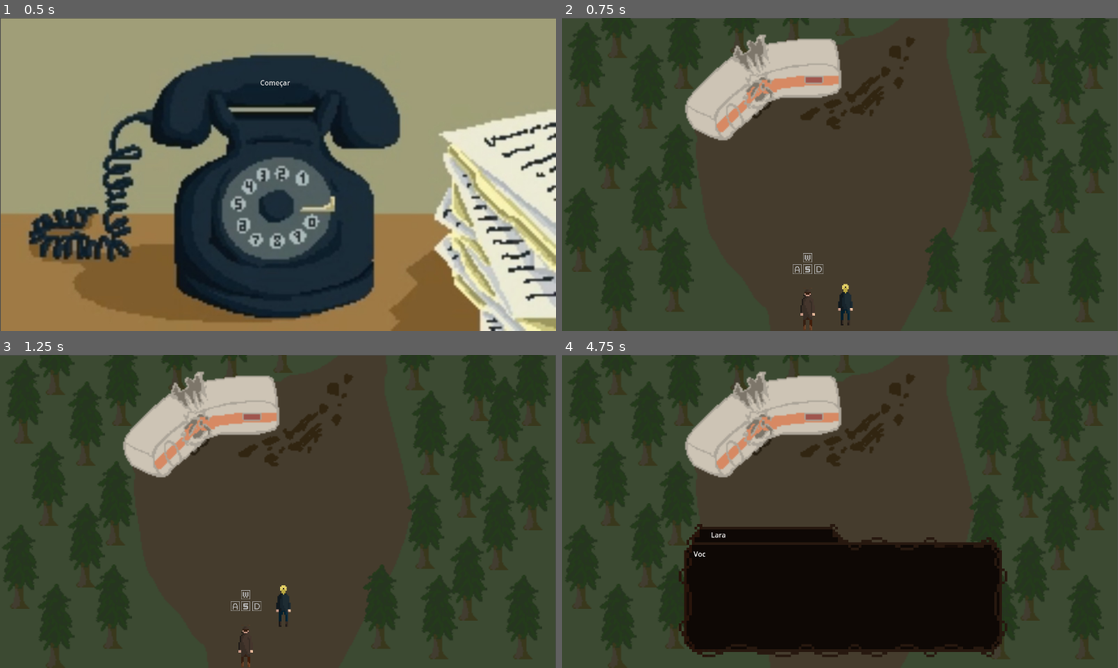
Above: before the commit, frames 1-4 (two rows, left to right).
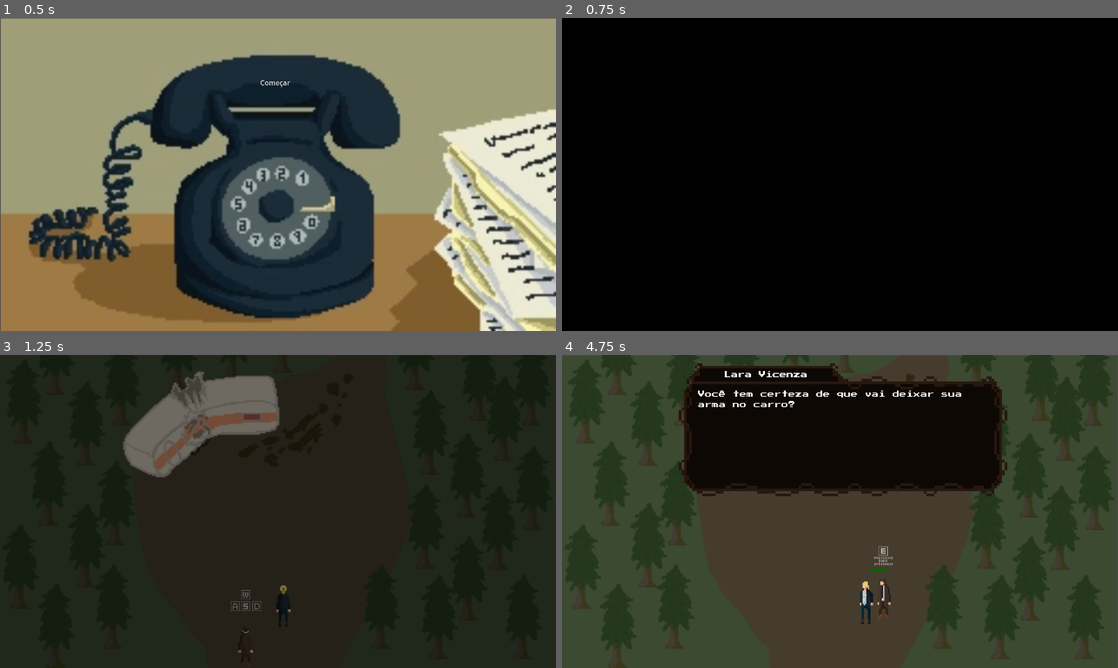
Above: after the commit, the same moments.

Repository: F3rnDev/A-criatura-da-floresta-obscura
Game: Godot game, scene res://nodes/tela_inicial.tscn
Two runs of this game, one before a commit and one after it. Both use one fixed random seed, a clock stepped at 60 frames per second and the inputs below.
Inputs:
- Up to frame 1 (0.5 s): no input
- Up to frame 2 (0.75 s): click "Começar" at 0.5 s
- Up to frame 3 (1.25 s): no input
- Up to frame 4 (4.75 s): hold D (move_right) 1.28-2.03 s; tap Space (confirm) at 1.35, 2.3, 2.85, 3.8 s; tap E (interact) at 1.55, 2.1, 3.05, 3.6, 4.55 s; hold S (move_down) 2.03-2.78 s; hold D (move_right) 2.78-3.53 s; hold W (move_up) 3.53-4.28 s; hold A (move_left) from 4.28 s (still down); hold Shift (run) from 4.28 s (still down)

Frame 1 is identical in both runs. In frame 2, 100% of the frame differs, in the area x 0-100%, y 0-100%; in frame 3, 99%; in frame 4, 43%.

Commit message:
Improvements and Polish
Polishing some Mechanics and improving dialogue system

Also added a transition Node to the game scenes, and updated the cutscenes video files

Diff:
--- a/nodes/chatbox.gd
+++ b/nodes/chatbox.gd
@@ -7,55 +7,55 @@
 
 var dialog_cluster = [
 	[
-		{"name":"Lara", "text":"Você tem certeza de que vai deixar sua arma no carro?."},
-		{"name":"Marcos", "text":"Relaxa pô, tu mesmo já disse que o assassino não retornaria na cena do crime.."},
-		{"name":"Lara", "text":"Independentemente, qualquer coisa pode acontecer. É melhor prevenir do que remediar."},
-		{"name":"Marcos", "text":"Você se preocupa demais Lara! Relaxa um pouco."},
-		{"name":"Lara", "text": "Eu tô relaxada, só quero estar preparada se algo acontecer. Enfim, você sabe o que faz, só não diga que eu não te avisei."}
+		{"name":"Lara Vicenza", "text":"Você tem certeza de que vai deixar sua arma no carro?"},
+		{"name":"Marcos Valentino", "text":"Relaxa pô, tu mesmo já disse que o assassino não retornaria na cena do crime"},
+		{"name":"Lara Vicenza", "text":"Independentemente, qualquer coisa pode acontecer. É melhor prevenir do que remediar"},
+		{"name":"Marcos Valentino", "text":"Você se preocupa demais Lara! Relaxa um pouco"},
+		{"name":"Lara Vicenza", "text": "Eu tô relaxada, só quero estar preparada se algo acontecer. Enfim, você sabe o que faz, só não diga que eu não te avisei"}
 	],
 	[
-		{"name":"Lara", "text": "Espera, vem aqui!."}
+		{"name":"Lara Vicenza", "text": "Espera, vem aqui!"}
 	],
 	[
-		{"name":"Marcos", "text": "Uuuuh okay, isso é estranho."},
-		{"name":"Lara", "text": "O corpo devia estar mais dentro da floresta, sem contar que foram reportados dois corpos."},
-		{"name":"Marcos", "text": "A descrição não bate também, pelo visto realmente tem um maluco na floresta."},
-		{"name":"Lara", "text": "Nesse caso, 3 vítimas até agora."},
-		{"name":"Marcos", "text": "Sim, Eu vou dar uma olhada em volta, tem alguma coisa muito estranha aqui."},
-		{"name":"Lara", "text": "Ok, toma cuidado Marcos."},
+		{"name":"Marcos Valentino", "text": "Uuuuh okay, isso é estranho"},
+		{"name":"Lara Vicenza", "text": "O corpo devia estar mais dentro da floresta, sem contar que foram reportados dois corpos"},
+		{"name":"Marcos Valentino", "text": "A descrição não bate também, pelo visto realmente tem um maluco na floresta"},
+		{"name":"Lara Vicenza", "text": "Nesse caso, 3 vítimas até agora"},
+		{"name":"Marcos Valentino", "text": "Sim, Eu vou dar uma olhada em volta, tem alguma coisa muito estranha aqui"},
+		{"name":"Lara Vicenza", "text": "Ok, toma cuidado Marcos"},
 	],
 	[
-		{"name":"Marcos", "text": "A cabeça desse cara tá toda ferrada. É como se um carro tivesse passado por cima dele."},
-		{"name":"Lara", "text": "Homem, mais velho, provavelmente um alcóolatra considerando o cheiro."},
-		{"name":"Marcos", "text": "Ia comentar isso, o cheiro do álcool é mais forte do que do cadáver. Pelo estado parece que foi recente."},
-		{"name":"Lara", "text": "Espera! O trailer meio amassado próximo ao corpo. Ele foi arremessado, e com muita força."},
-		{"name":"Marcos", "text": "Será que foi um ataque de algum animal silvestre?"},
-		{"name":"Lara", "text": "É uma possibilidade, vou continuar procurando."},
+		{"name":"Marcos Valentino", "text": "A cabeça desse cara tá toda ferrada. É como se um carro tivesse passado por cima dele"},
+		{"name":"Lara Vicenza", "text": "Homem, mais velho, provavelmente um alcóolatra considerando o cheiro"},
+		{"name":"Marcos Valentino", "text": "Ia comentar isso, o cheiro do álcool é mais forte do que do cadáver. Pelo estado parece que foi recente"},
+		{"name":"Lara Vicenza", "text": "Espera! O trailer meio amassado próximo ao corpo. Ele foi arremessado, e com muita força"},
+		{"name":"Marcos Valentino", "text": "Será que foi um ataque de algum animal silvestre?"},
+		{"name":"Lara Vicenza", "text": "É uma possibilidade, vou continuar procurando"},
 	],
 	[
-		{"name":"Marcos", "text": "Mas o que é isso !? o que poderia gerar esse estrago? Isso tá muito estranho"},
-		{"name":"Marcos", "text": "Ok, várias árvores esmagadas. Levam para dentro da floresta. Seja lá o que isso for, com certeza não é humano."},
+		{"name":"Marcos Valentino", "text": "Mas o que é isso !? o que poderia gerar esse estrago? Isso tá muito estranho"},
+		{"name":"Marcos Valentino", "text": "Ok, várias árvores esmagadas. Levam para dentro da floresta. Seja lá o que isso for, com certeza não é humano"},
 	],
 	[
-		{"name":"Marcos", "text": "Ei Lara! Olha essas pegadas!"},
-		{"name":"Lara", "text": "Essas pegadas são bem incomuns, não parece um rastro deixado por um ser humano, nem mesmo por um animal dessa floresta."},
-		{"name":"Marcos", "text": "Parece “agressivo”, é como se um gorila desse vários socos no chão."},
-		{"name":"Lara", "text": "hahah, pode ter certeza de que gorilas não vivem nessa floresta."},
-		{"name":"Marcos", "text": "Verdade, um elefante seria mais apropriado. Enfim, esse rastro parece ir a algum lugar, vou segui-lo."},
-		{"name":"Lara", "text": "É uma possibilidade, vou continuar procurando."},
+		{"name":"Marcos Valentino", "text": "Ei Lara! Olha essas pegadas!"},
+		{"name":"Lara Vicenza", "text": "Essas pegadas são bem incomuns, não parece um rastro deixado por um ser humano, nem mesmo por um animal dessa floresta"},
+		{"name":"Marcos Valentino", "text": "Parece “agressivo”, é como se um gorila desse vários socos no chão"},
+		{"name":"Lara Vicenza", "text": "hahah, pode ter certeza de que gorilas não vivem nessa floresta"},
+		{"name":"Marcos Valentino", "text": "Verdade, um elefante seria mais apropriado. Enfim, esse rastro parece ir a algum lugar, vou segui-lo"},
+		{"name":"Lara Vicenza", "text": "É uma possibilidade, vou continuar procurando"},
 	],
 	[
-		{"name":"Marcos", "text": "Ok, já tenho uma boa ideia. Vou reportar de volta pra Lara"},
+		{"name":"Marcos Valentino", "text": "Ok, já tenho uma boa ideia. Vou reportar de volta pra Lara"},
 	],
 	[
-		{"name":"Marcos", "text": "Ok, Lara. Certamente seja lá o que fez isso, não é humano."},
-		{"name":"Lara", "text": "É extremamente peculiar. Tudo aponta para um ataque de algum animal silvestre. Mas o porte dele…"},
-		{"name":"Marcos", "text": "Sim, ele teria que ser um brutamontes, pra não dizer o mínimo. Não me parece um animal que viveria nessa floresta."},
-		{"name":"Lara", "text": "Mas de onde ele poderia ter vindo? Não existem zoológicos próximos a essa floresta."},
-		{"name":"Marcos", "text": "Um carregamento talvez, algum tipo de transferência para outro zoológico?"},
-		{"name":"Lara", "text": "É uma possibilidade. Bem, se for um animal, ele ainda deve estar dentro da floresta. Podíamos contatar o controle de animais e voltar aqui quando ele tiver sido contido."},
-		{"name":"Marcos", "text": "Aí nós chegamos em um problema. O guarda florestal."},
-		{"name":"Lara", "text": "O que tem ele?"},
+		{"name":"Marcos Valentino", "text": "Ok, Lara. Certamente seja lá o que fez isso, não é humano"},
+		{"name":"Lara Vicenza", "text": "É extremamente peculiar. Tudo aponta para um ataque de algum animal silvestre. Mas o porte dele…"},
+		{"name":"Marcos Valentino", "text": "Sim, ele teria que ser um brutamontes, pra não dizer o mínimo. Não me parece um animal que viveria nessa floresta"},
+		{"name":"Lara Vicenza", "text": "Mas de onde ele poderia ter vindo? Não existem zoológicos próximos a essa floresta"},
+		{"name":"Marcos Valentino", "text": "Um carregamento talvez, algum tipo de transferência para outro zoológico?"},
+		{"name":"Lara Vicenza", "text": "É uma possibilidade. Bem, se for um animal, ele ainda deve estar dentro da floresta. Podíamos contatar o controle de animais e voltar aqui quando ele tiver sido contido"},
+		{"name":"Marcos Valentino", "text": "Aí nós chegamos em um problema. O guarda florestal"},
+		{"name":"Lara Vicenza", "text": "O que tem ele?"},
 	]
 ]
 
@@ -72,13 +72,19 @@
 	if phrase_num >= len(dialog):
 		if dialog_index == 7:
 			Global.set_end()
-		Global.set_dialog_status(true)
-		queue_free()
+
+		var t = Timer.new()
+		t.set_wait_time(0.2)
+		t.set_one_shot(true)
+		t.timeout.connect(_on_timer_timeout)
+
+		add_child(t)
+		t.start()
 		return
 
 	finished = false
 
-	$name.bbcode_text = dialog[phrase_num]["name"]
+	$name.bbcode_text = "[center]" + dialog[phrase_num]["name"] + "[/center]"
 	$text.bbcode_text = dialog[phrase_num]["text"]
 
 	$text.visible_characters = 0
@@ -101,8 +107,14 @@
 
 # Called every frame. 'delta' is the elapsed time since the previous frame.
 func _process(delta):
-	if Input.is_action_just_pressed("confirm"):
-		if finished:
-			next_phrase()
-		else:
-			$text.visible_characters = len($text.text)
+	if Input.is_action_just_pressed("confirm") or Input.is_action_just_pressed("interact"):
+		if !Global.get_dialog_status():
+			if finished:
+				next_phrase()
+			else:
+				$text.visible_characters = len($text.text)
+
+func _on_timer_timeout():
+	print("timer timeout")
+	Global.set_dialog_status(true)
+	queue_free()
--- a/nodes/chatbox.tscn
+++ b/nodes/chatbox.tscn
@@ -1,7 +1,8 @@
-[gd_scene load_steps=5 format=3 uid="uid://dur5bxlhrspa"]
+[gd_scene load_steps=6 format=3 uid="uid://dur5bxlhrspa"]
 
 [ext_resource type="AudioStream" uid="uid://ctmmhuev31eto" path="res://sounds/male_standard_1.ogg" id="2_olw6q"]
 [ext_resource type="Texture2D" uid="uid://c8p66d5lbdhso" path="res://spr/dialogbox/dialogue_box_2.png" id="3_5qw0n"]
+[ext_resource type="FontFile" uid="uid://w1xmqptehwxo" path="res://spr/UI/PressStart2P-Regular.ttf" id="3_k1jyg"]
 [ext_resource type="Script" path="res://nodes/chatbox.gd" id="4_4fl7k"]
 
 [sub_resource type="SpriteFrames" id="SpriteFrames_shbuk"]
@@ -30,30 +31,36 @@
 
 [node name="name" type="RichTextLabel" parent="AnimatedSprite2D"]
 anchors_preset = -1
-anchor_left = 0.0977778
+anchor_left = 0.064709
 anchor_top = 0.042
-anchor_right = 0.423317
+anchor_right = 0.466968
 anchor_bottom = 0.134
 offset_left = -377.92
-offset_top = -152.852
+offset_top = -147.852
 offset_right = -378.028
-offset_bottom = -153.004
+offset_bottom = -148.004
 grow_horizontal = 2
+theme_override_fonts/normal_font = ExtResource("3_k1jyg")
+bbcode_enabled = true
+text = "Exemplo de nome"
 fit_content = true
 metadata/_edit_use_anchors_ = true
 
 [node name="text" type="RichTextLabel" parent="AnimatedSprite2D"]
 anchors_preset = -1
 anchor_left = 0.045
-anchor_top = 0.186
+anchor_top = 0.16966
 anchor_right = 0.955
 anchor_bottom = 0.876
-offset_left = -378.02
-offset_top = -152.916
-offset_right = -377.98
-offset_bottom = -153.056
+offset_left = -368.02
+offset_top = -141.916
+offset_right = -367.98
+offset_bottom = -142.056
 grow_horizontal = 2
 grow_vertical = 0
+theme_override_constants/line_separation = 8
+theme_override_fonts/normal_font = ExtResource("3_k1jyg")
+text = "Lorem ipsum dolor sit amet, consectetur adipiscing elit. Etiam eget ligula eu lectus lobortis condimentum. Aliquam nonummy auctor massa. Pellentesque habitant morbi tristique senectus et netus et malesuada fames ac turpis egestas. Nulla at risus. Quisque purus magna, auctor et, sagittis ac, posuere eu, lectus. Nam mattis, felis ut adipiscing"
 fit_content = true
 metadata/_edit_use_anchors_ = true
 
--- a/nodes/cutscene2.tscn
+++ b/nodes/cutscene2.tscn
@@ -1,9 +1,8 @@
-[gd_scene load_steps=3 format=3 uid="uid://dr3sqvqpuf1t5"]
+[gd_scene load_steps=4 format=3 uid="uid://dr3sqvqpuf1t5"]
 
+[ext_resource type="VideoStream" path="res://videos/Cena_2.ogv" id="1_bm673"]
 [ext_resource type="Script" path="res://script/cutscene2.gd" id="1_ftesi"]
-
-[sub_resource type="VideoStreamTheora" id="VideoStreamTheora_eotvt"]
-file = "res://videos/Cena_2.ogv"
+[ext_resource type="PackedScene" uid="uid://d27m4r4k1bd7w" path="res://nodes/transition.tscn" id="2_360is"]
 
 [node name="VideoStreamPlayer" type="VideoStreamPlayer"]
 anchors_preset = 15
@@ -11,9 +10,13 @@
 anchor_bottom = 1.0
 grow_horizontal = 2
 grow_vertical = 2
-stream = SubResource("VideoStreamTheora_eotvt")
-autoplay = true
+stream = ExtResource("1_bm673")
 expand = true
 script = ExtResource("1_ftesi")
 
+[node name="Transition" parent="." instance=ExtResource("2_360is")]
+
 [connection signal="finished" from="." to="." method="_on_finished"]
+[connection signal="ready" from="." to="." method="_on_ready"]
+[connection signal="ready" from="Transition" to="." method="_on_transition_ready"]
+[connection signal="transitioned" from="Transition" to="." method="_on_transition_transitioned"]
--- a/nodes/main.tscn
+++ b/nodes/main.tscn
@@ -11,6 +11,7 @@
 [ext_resource type="PackedScene" uid="uid://cc5evahdgh70v" path="res://nodes/lara.tscn" id="8_101gb"]
 [ext_resource type="PackedScene" uid="uid://dji327uogrurq" path="res://nodes/pegadas.tscn" id="9_pntu2"]
 [ext_resource type="PackedScene" uid="uid://t0xqdw5dgc4l" path="res://nodes/broken_tree.tscn" id="10_85cbm"]
+[ext_resource type="PackedScene" uid="uid://d27m4r4k1bd7w" path="res://nodes/transition.tscn" id="12_r3iew"]
 
 [sub_resource type="SpriteFrames" id="SpriteFrames_0juag"]
 animations = [{
@@ -165,3 +166,7 @@
 
 [node name="StaticBody2D" parent="StaticBody2D/StaticBody2D/StaticBody2D/StaticBody2D/StaticBody2D" instance=ExtResource("10_85cbm")]
 position = Vector2(20, 0)
+
+[node name="Transition" parent="." instance=ExtResource("12_r3iew")]
+
+[connection signal="transitioned" from="Transition" to="." method="_on_transition_transitioned"]
--- a/nodes/player.tscn
+++ b/nodes/player.tscn
@@ -552,7 +552,7 @@
 }],
 "loop": true,
 "name": &"walk_back",
-"speed": 5.0
+"speed": 8.0
 }, {
 "frames": [{
 "duration": 1.0,
@@ -587,7 +587,7 @@
 }],
 "loop": true,
 "name": &"walk_front",
-"speed": 5.0
+"speed": 8.0
 }, {
 "frames": [{
 "duration": 1.0,
@@ -622,7 +622,7 @@
 }],
 "loop": true,
 "name": &"walk_side",
-"speed": 5.0
+"speed": 8.0
 }]
 
 [sub_resource type="RectangleShape2D" id="RectangleShape2D_k7ipu"]
@@ -634,8 +634,8 @@
 [node name="AnimatedSprite2D" type="AnimatedSprite2D" parent="."]
 scale = Vector2(0.505208, 0.505208)
 sprite_frames = SubResource("SpriteFrames_d53i2")
-animation = &"walk_back"
-frame_progress = 0.999893
+animation = &"walk_side"
+frame_progress = 0.570261
 
 [node name="CollisionShape2D" type="CollisionShape2D" parent="."]
 position = Vector2(-1.5, 1.5)
--- /dev/null
+++ b/nodes/transition.tscn
@@ -0,0 +1,54 @@
+[gd_scene load_steps=5 format=3 uid="uid://d27m4r4k1bd7w"]
+
+[ext_resource type="Script" path="res://script/Transition.gd" id="1_s56d7"]
+
+[sub_resource type="Animation" id="Animation_xqj10"]
+resource_name = "fade to normal"
+tracks/0/type = "value"
+tracks/0/imported = false
+tracks/0/enabled = true
+tracks/0/path = NodePath("ColorRect:color")
+tracks/0/interp = 1
+tracks/0/loop_wrap = true
+tracks/0/keys = {
+"times": PackedFloat32Array(0.1, 1),
+"transitions": PackedFloat32Array(1, 1),
+"update": 0,
+"values": [Color(0, 0, 0, 1), Color(0, 0, 0, 0)]
+}
+
+[sub_resource type="Animation" id="Animation_rx0fo"]
+resource_name = "fade to black"
+tracks/0/type = "value"
+tracks/0/imported = false
+tracks/0/enabled = true
+tracks/0/path = NodePath("ColorRect:color")
+tracks/0/interp = 1
+tracks/0/loop_wrap = true
+tracks/0/keys = {
+"times": PackedFloat32Array(0.1, 1),
+"transitions": PackedFloat32Array(1, 1),
+"update": 0,
+"values": [Color(0, 0, 0, 0), Color(0, 0, 0, 1)]
+}
+
+[sub_resource type="AnimationLibrary" id="AnimationLibrary_2ii3v"]
+_data = {
+"fade to black": SubResource("Animation_rx0fo"),
+"fade to normal": SubResource("Animation_xqj10")
+}
+
+[node name="Transition" type="CanvasLayer"]
+script = ExtResource("1_s56d7")
+
+[node name="ColorRect" type="ColorRect" parent="."]
+offset_right = 1288.0
+offset_bottom = 731.0
+color = Color(0, 0, 0, 0)
+
+[node name="AnimationPlayer" type="AnimationPlayer" parent="."]
+libraries = {
+"": SubResource("AnimationLibrary_2ii3v")
+}
+
+[connection signal="animation_finished" from="AnimationPlayer" to="." method="_on_animation_player_animation_finished"]
--- /dev/null
+++ b/script/Transition.gd
@@ -0,0 +1,16 @@
+extends CanvasLayer
+
+signal transitioned
+
+# Called every frame. 'delta' is the elapsed time since the previous frame.
+func transitionToBlack():
+	$ColorRect.color.a = 0.0;
+	$AnimationPlayer.play("fade to black")
+
+func transitionToScene():
+	$ColorRect.color.a = 0.0;
+	$AnimationPlayer.play("fade to normal")
+
+
+func _on_animation_player_animation_finished(anim_name):
+	emit_signal("transitioned")
--- a/script/cutscene2.gd
+++ b/script/cutscene2.gd
@@ -1,7 +1,11 @@
 extends VideoStreamPlayer
-
 
 
 
 func _on_finished():
 	get_tree().change_scene_to_file("res://nodes/tela_inicial.tscn")
+
+
+func _on_ready():
+	$Transition.transitionToScene()
+	play()
--- a/script/main.gd
+++ b/script/main.gd
@@ -3,10 +3,14 @@
 
 # Called when the node enters the scene tree for the first time.
 func _ready():
-	pass # Replace with function body.
+	$Transition.transitionToScene()
 
 
 # Called every frame. 'delta' is the elapsed time since the previous frame.
 func _process(delta):
 	if Global.get_end() == true:
+		$Transition.transitionToBlack()
+
+func _on_transition_transitioned():
+	if Global.get_end() == true:
 		get_tree().change_scene_to_file("res://nodes/cutscene2.tscn")
--- a/script/player.gd
+++ b/script/player.gd
@@ -48,8 +48,12 @@
 
 	# Get the input direction and handle the movement/deceleration.
 	# As good practice, you should replace UI actions with custom gameplay actions.
-	dirX = Input.get_axis("move_left", "move_right")
-	dirY = Input.get_axis("move_down", "move_up")
+	if Global.get_dialog_status():
+		dirX = Input.get_axis("move_left", "move_right")
+		dirY = Input.get_axis("move_down", "move_up")
+	else:
+		dirX = 0
+		dirY = 0
 
 
 	if velocity.x == 0 and velocity.y == 0:
@@ -117,43 +121,46 @@
 
 	#Dialogos
 	if get_last_slide_collision() != null:
-		if get_last_slide_collision().get_collider().is_in_group("parceira") and Input.is_action_just_pressed("interact"):
+		if get_last_slide_collision().get_collider().is_in_group("parceira") and Input.is_action_just_pressed("interact") and Global.get_dialog_status():
 			Global.set_dialog_status(false)
 			if first_lara_talk == true:
 				Global.set_num(0)
 			if !final_investigation:
 				Global.set_num(7)
 			var chatbox = chatbox_path.instantiate()
+
+			chatbox.global_position.y = -370
+
 			owner.add_child(chatbox)
 			first_lara_talk = false
 			intro_dialog = false
 		if van_talk == false:
-			if get_last_slide_collision().get_collider().is_in_group("van") and Input.is_action_just_pressed("interact"):
+			if get_last_slide_collision().get_collider().is_in_group("van") and Input.is_action_just_pressed("interact") and Global.get_dialog_status():
 				Global.set_dialog_status(false)
 				Global.set_num(3)
 				var chatbox = chatbox_path.instantiate()
 				owner.add_child(chatbox)
 				interact_van = true
 
-			if get_last_slide_collision().get_collider().is_in_group("broken_tree") and Input.is_action_just_pressed("interact"):
+			if get_last_slide_collision().get_collider().is_in_group("broken_tree") and Input.is_action_just_pressed("interact") and Global.get_dialog_status():
 				Global.set_dialog_status(false)
 				Global.set_num(4)
 				var chatbox = chatbox_path.instantiate()
 				owner.add_child(chatbox)
 				interact_arvore = true
 
-			if get_last_slide_collision().get_collider().is_in_group("pegadas") and Input.is_action_just_pressed("interact"):
+			if get_last_slide_collision().get_collider().is_in_group("pegadas") and Input.is_action_just_pressed("interact") and Global.get_dialog_status():
 				Global.set_dialog_status(false)
 				Global.set_num(5)
 				var chatbox = chatbox_path.instantiate()
 				owner.add_child(chatbox)
 				interact_pegadas = true
 
-	if position.y < 520 and intro_dialog:
+	if position.y < 520 and intro_dialog and Global.get_dialog_status() and dirY > 0:
 			Global.set_dialog_status(false)
-			intro_dialog = false
 			Global.set_num(1)
 			var chatbox = chatbox_path.instantiate()
+			chatbox.global_position.y = -370
 			owner.add_child(chatbox)
 
 	if position.y < 400 and van_talk:
@@ -188,7 +195,7 @@
 	if start == 450:
 		remove_child(wasd)
 
-	print(Global.get_dialog_status())
+
 
 	move_and_slide()
 	$AnimatedSprite2D.play()
Not shown: 1 places in nodes/main.tscn that only renumber resources
Binary file added: spr/UI/PressStart2P-Regular.ttf
Not shown, added: spr/UI/PressStart2P-Regular.ttf.import
Not shown, changed: videos/Cena_2.ogv
Not shown, changed: videos/cena1.ogv
